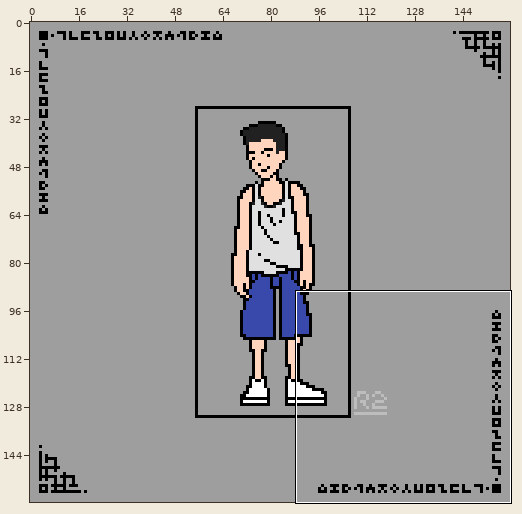
Pixel-art file -- works/pixel_dailies/pixel_dailies_20210803_casual_clothes.aseprite. The first picture is a wide view before the edit; the outline marks the close-up.
Close-up. Before:
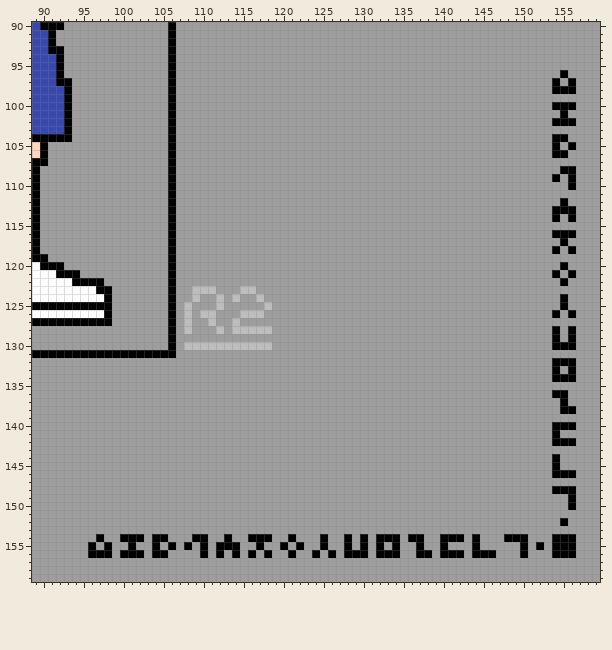
160x160 pixels, 1 frame. Shown: x 89..159, y 90..159.
After the commit:
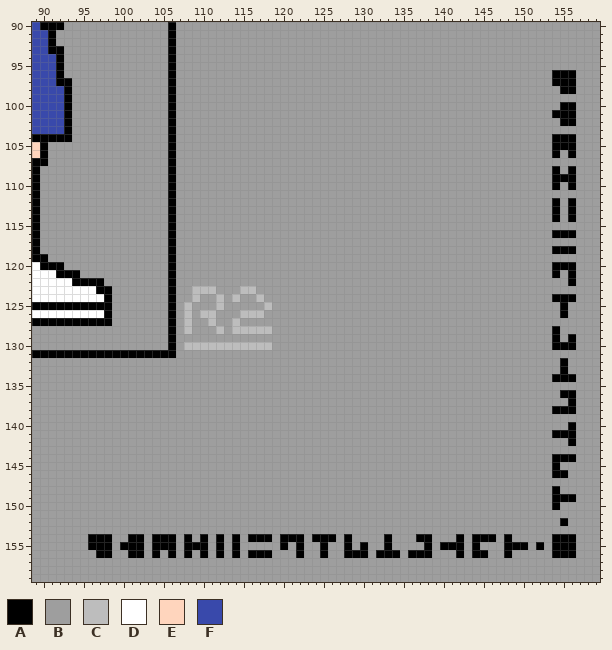
Palette (. is transparent): A #000000  B #9e9e9e  C #bdbdbd  D #ffffff  E #ffd5bd  F #3949ab
Diff:
Layer "bg":
y 96: x 154 B -> A; x 156 B -> A
y 97: x 155 B -> A
y 98: x 154 A -> B
y 100: x 154 A -> B
y 101: x 154 B -> A; x 156 B -> A
y 102: x 154 A -> B
y 104: x 156 B -> A
y 105: x 155 B -> A
y 106: x 155..156 AB -> BA
y 108: x 154..155 BA -> AB
y 109: x 155 B -> A
y 110: x 154 B -> A
y 112: x 154..156 BAB -> ABA
y 113: x 155 A -> B
y 117: x 155 A -> B
y 118: x 155 B -> A
y 120: x 154 B -> A; x 156 B -> A
y 122: x 155..156 AB -> BA
y 124: x 154 B -> A; x 156 B -> A
y 126: x 154..156 ABA -> BAB
y 128: x 156 A -> B
y 132: x 154 A -> B; x 156 A -> B
y 133: x 154..156 ABA -> BAB
y 136: x 154 A -> B; x 156 B -> A
y 137: x 155..156 AB -> BA
y 138: x 154 B -> A
y 140: x 154..155 AA -> BB
y 141: x 155..156 BB -> AA
y 142: x 154..155 AA -> BB
y 144: x 155..156 BB -> AA
y 146: x 156 A -> B
y 148: x 155..156 AA -> BB
y 149: x 154..155 BB -> AA
y 150: x 154 B -> A; x 156 A -> B
y 154: x 96 B -> A; x 98 B -> A; x 100 A -> B; x 106 B -> A; x 108..109 BA -> AB; x 112..114 BAB -> ABA; x 120 B -> A; x 122 B -> A; x 124 B -> A; x 126 B -> A; x 130 A -> B; x 132 A -> B; x 134 A -> B; x 136 A -> B; x 138 B -> A; x 140..141 AA -> BB; x 145..146 BB -> AA; x 149..150 AA -> BB
y 155: x 97 B -> A; x 100 B -> A; x 102 B -> A; x 105 B -> A; x 109 B -> A; x 113 A -> B; x 117 A -> B; x 132..134 ABA -> BAB; x 137..138 AB -> BA; x 141..142 BB -> AA; x 148..149 BB -> AA
y 156: x 96 A -> B; x 100 A -> B; x 105..106 AB -> BA; x 108 B -> A; x 117 B -> A; x 121..122 AB -> BA; x 124..126 ABA -> BAB; x 136 B -> A; x 140..141 AA -> BB; x 146 A -> B; x 148 B -> A; x 150 A -> B
